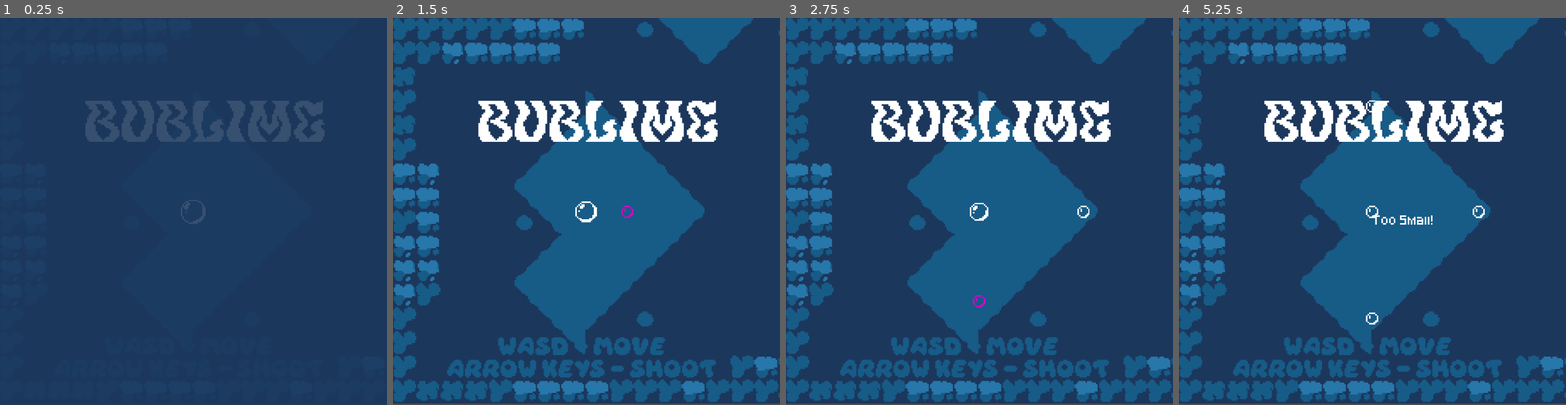
Above: before the commit, frames 1-4 (left to right).
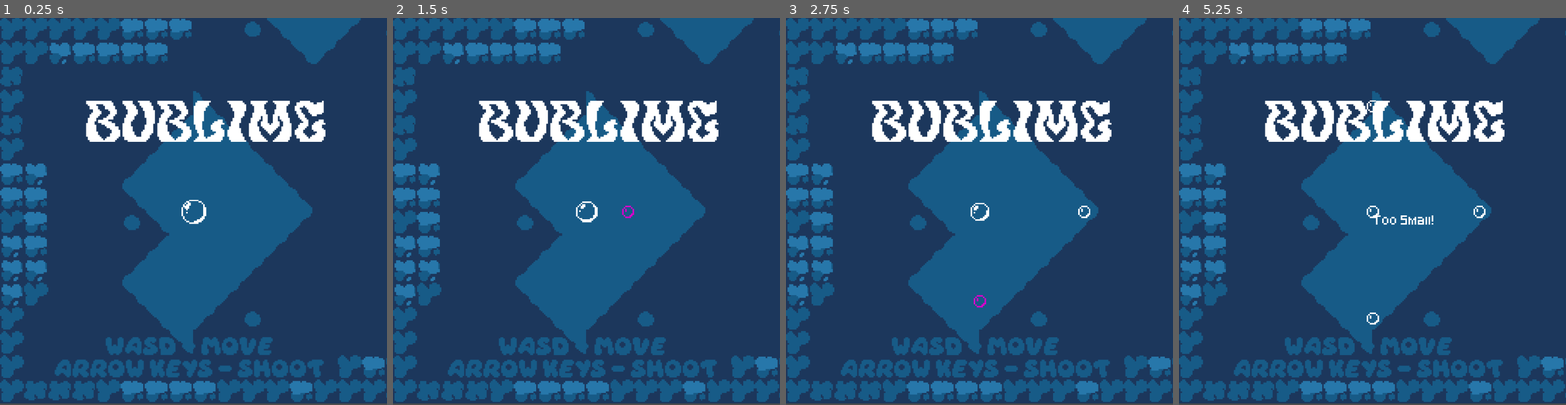
Above: after the commit, the same moments.

Repository: LeslieLlama/Bublime
Game: Godot game, scene res://Scenes/MainGame.tscn
The game is run twice, just before and just after one commit, with the same random seed, the same clock (stepped at 60 frames per second) and the same inputs.
Inputs:
- Up to frame 1 (0.25 s): no input
- Up to frame 2 (1.5 s): hold Right (fire_right) 0.53-1.28 s; tap Enter at 1.25 s; hold Down (fire_down) from 1.28 s (still down)
- Up to frame 3 (2.75 s): release Down (fire_down) at 2.03 s; hold Right (fire_right) from 2.03 s (still down)
- Up to frame 4 (5.25 s): release Right (fire_right) at 2.78 s; hold Up (fire_up) 2.78-3.53 s; hold Left (fire_left) 3.53-5.03 s; hold Down (fire_down) from 5.03 s (still down)

The runs differ from the first frame. In frame 1, 37% of the frame differs, in the area x 0-100%, y 0-100%; in frame 2, 3.3%; in frame 3, 3.3%; in frame 4, 3.4%.

Commit message:
Updated Camera check
Updated the camera to fix the bug where the player could be lost sight of if they backed up during a room transition. However to apply this fox to all rooms the camera zone code will need to be prefabed and the enemies will also have to be adjusted to use the new system.

Diff:
--- a/AutoLoad/Signals.gd
+++ b/AutoLoad/Signals.gd
@@ -3,7 +3,9 @@
 
 signal bubble_collected(position : Vector2)
 signal extra_bubble_collected()
-signal new_room_entered(area2d : Area2D, roomname : String)
+signal new_room_entered(area2d : Area2D)
+signal room_entered(area2d : Area2D)
+signal room_exited(area2D : Area2D)
 signal popup_message(textToSay : String, pos : Vector2, textColour : Color)
 signal player_damaged(direction_to_push : Vector2)
 signal player_dead()
--- a/Scenes/MainGame.tscn
+++ b/Scenes/MainGame.tscn
@@ -8,6 +8,7 @@
 [ext_resource type="AudioStream" uid="uid://d1mre1wkf5lwh" path="res://Audio/628866__lupitac93__underwater-dreams.mp3" id="4_i6si8"]
 [ext_resource type="PackedScene" uid="uid://bgjcm6jpt5471" path="res://Scenes/Enemy_Rush.tscn" id="5_mg160"]
 [ext_resource type="Texture2D" uid="uid://crbt2hrmqyxq8" path="res://Sprites/AquaTileSet.png" id="6_5jvg1"]
+[ext_resource type="PackedScene" uid="uid://iw1fmry0t3m4" path="res://Scenes/camera_zone.tscn" id="6_wyocf"]
 [ext_resource type="PackedScene" uid="uid://bklio0ygit0n3" path="res://Scenes/Projectile_large.tscn" id="7_7cjxx"]
 [ext_resource type="PackedScene" uid="uid://3ouffd8ttdm8" path="res://Scenes/enemy_star_king.tscn" id="7_jnb44"]
 [ext_resource type="PackedScene" uid="uid://dnqvkt8q7njgu" path="res://Scenes/bubble_projectile.tscn" id="7_r3b8w"]
@@ -122,30 +123,19 @@
 
 [node name="Room1" type="Node2D" parent="."]
 
-[node name="CameraZone1" type="Area2D" parent="Room1"]
-script = ExtResource("3_1ve3w")
-
-[node name="CollisionShape2D" type="CollisionShape2D" parent="Room1/CameraZone1"]
-position = Vector2(502.5, 502)
-shape = SubResource("RectangleShape2D_o0ppl")
-debug_color = Color(1, 0.760784, 0.592157, 0.419608)
+[node name="CameraZone1" parent="Room1" instance=ExtResource("6_wyocf")]
+position = Vector2(-2, 0)
 
 [node name="Enemy" parent="Room1" instance=ExtResource("7_7cjxx")]
 position = Vector2(740, 697)
 
 [node name="Room2" type="Node2D" parent="."]
 
-[node name="CameraZone2" type="Area2D" parent="Room2"]
-position = Vector2(1000, 0)
-script = ExtResource("3_1ve3w")
-
-[node name="CollisionShape2D" type="CollisionShape2D" parent="Room2/CameraZone2"]
-position = Vector2(502.5, 502)
-shape = SubResource("RectangleShape2D_o0ppl")
-debug_color = Color(1, 0.760229, 0.593431, 0.42)
-
 [node name="Enemy" parent="Room2" instance=ExtResource("5_mg160")]
 position = Vector2(1580, 421)
+
+[node name="CameraZone1" parent="Room2" instance=ExtResource("6_wyocf")]
+position = Vector2(998, 0)
 
 [node name="Room11" type="Node2D" parent="."]
 position = Vector2(1000, 0)
@@ -335,8 +325,6 @@
 stream = ExtResource("4_i6si8")
 volume_db = -39.045
 
-[connection signal="body_entered" from="Room1/CameraZone1" to="Room1/CameraZone1" method="_on_body_entered"]
-[connection signal="body_entered" from="Room2/CameraZone2" to="Room2/CameraZone2" method="_on_body_entered"]
 [connection signal="body_entered" from="Room11/CameraZone2" to="Room11/CameraZone2" method="_on_body_entered"]
 [connection signal="body_entered" from="Room3/CameraZone3" to="Room3/CameraZone3" method="_on_body_entered"]
 [connection signal="body_entered" from="Room4/CameraZone2" to="Room4/CameraZone2" method="_on_body_entered"]
--- /dev/null
+++ b/Scenes/camera_zone.tscn
@@ -0,0 +1,17 @@
+[gd_scene load_steps=3 format=3 uid="uid://iw1fmry0t3m4"]
+
+[ext_resource type="Script" uid="uid://hfhugrmoeof7" path="res://Scripts/camera_zone.gd" id="1_cqx8v"]
+
+[sub_resource type="RectangleShape2D" id="RectangleShape2D_o0ppl"]
+size = Vector2(1000, 1000)
+
+[node name="CameraZone1" type="Area2D"]
+script = ExtResource("1_cqx8v")
+
+[node name="CollisionShape2D" type="CollisionShape2D" parent="."]
+position = Vector2(502.5, 502)
+shape = SubResource("RectangleShape2D_o0ppl")
+debug_color = Color(1, 0.760784, 0.592157, 0.419608)
+
+[connection signal="body_entered" from="." to="." method="_on_body_entered"]
+[connection signal="body_exited" from="." to="." method="_on_body_exited"]
--- a/Scenes/ui.tscn
+++ b/Scenes/ui.tscn
@@ -6,6 +6,7 @@
 [ext_resource type="FontFile" uid="uid://c17dgd7xsauyk" path="res://Pixeled.ttf" id="4_cyncx"]
 
 [node name="UI" type="CanvasLayer"]
+visible = false
 script = ExtResource("1_81kql")
 
 [node name="FadeIn" type="ColorRect" parent="."]
--- a/Scripts/camera_zone.gd
+++ b/Scripts/camera_zone.gd
@@ -3,4 +3,8 @@
 
 func _on_body_entered(body: Node2D) -> void:
 	if body.is_in_group("player"):
-		Signals.emit_signal("new_room_entered", self, get_parent().name)
+		Signals.emit_signal("room_entered", self)
+
+func _on_body_exited(body: Node2D) -> void:
+	if body.is_in_group("player"):
+		Signals.emit_signal("room_exited", self)
--- a/Scripts/player_camera.gd
+++ b/Scripts/player_camera.gd
@@ -1,10 +1,49 @@
 extends Camera2D
 
+var new_area : Area2D
+var current_area : Area2D
+
 func _ready():
-	Signals.new_room_entered.connect(_on_new_room_entered)
+	Signals.room_entered.connect(_on_new_room_entered)
+	Signals.room_exited.connect(_on_room_exited)
 
-func _on_new_room_entered(area: Area2D, _room_name) -> void:
-	var collision_shape = area.get_node("CollisionShape2D")
+#func _on_new_room_entered(area: Area2D, _room_name) -> void:
+	#var collision_shape = area.get_node("CollisionShape2D")
+	#var size = collision_shape.shape.extents*2
+	#
+	##for if room is smaller than viewport size
+	#var view_size = get_viewport_rect().size
+	#if size.y < view_size.y:
+		#size.y = view_size.y
+		#
+	#if size.x < view_size.x:
+		#size.x = view_size.x
+	#
+	#limit_top = collision_shape.global_position.y - size.y/2
+	#limit_left = collision_shape.global_position.x - size.x/2
+	#
+	#limit_bottom = limit_top + size.y
+	#limit_right = limit_left + size.x
+
+
+func _on_new_room_entered(area: Area2D) -> void:
+	new_area = area
+	#set camera bounds on inital spawn in
+	if current_area == null:
+		_set_cam(area)
+
+func _on_room_exited(area: Area2D):
+	if new_area == null:
+		return
+	if area == new_area:
+		return
+	_set_cam(area)
+	current_area = new_area
+	new_area = null
+
+
+func _set_cam(area: Area2D):
+	var collision_shape = new_area.get_node("CollisionShape2D")
 	var size = collision_shape.shape.extents*2
 
 	#for if room is smaller than viewport size
Not shown: 1 places in Scenes/MainGame.tscn that only renumber resources
